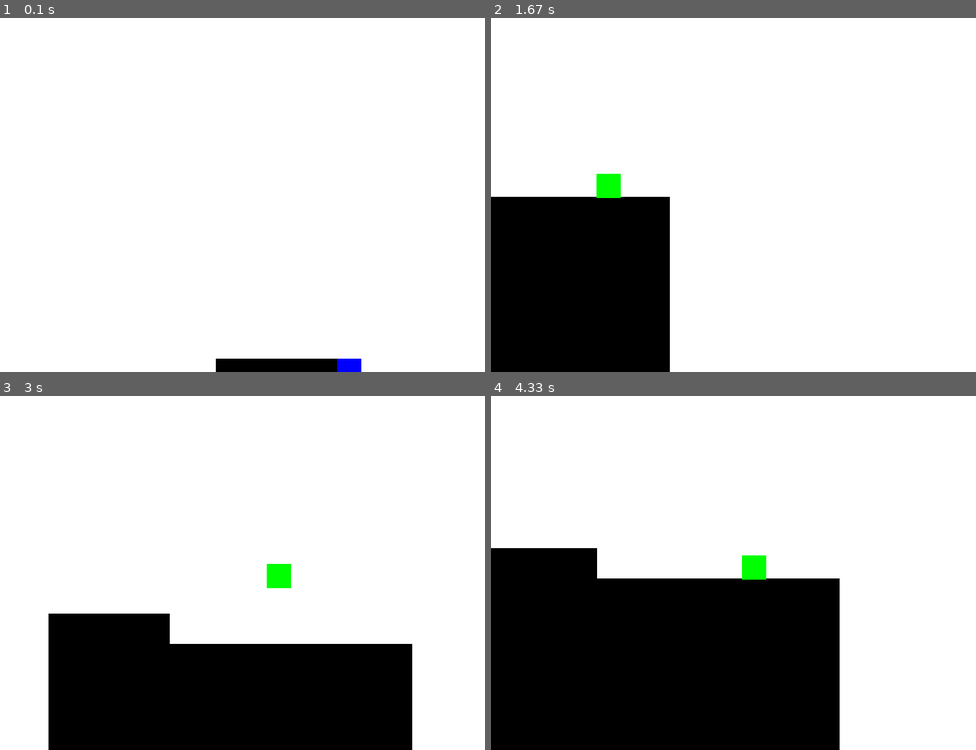
Above: before the commit, frames 1-4 (two rows, left to right).
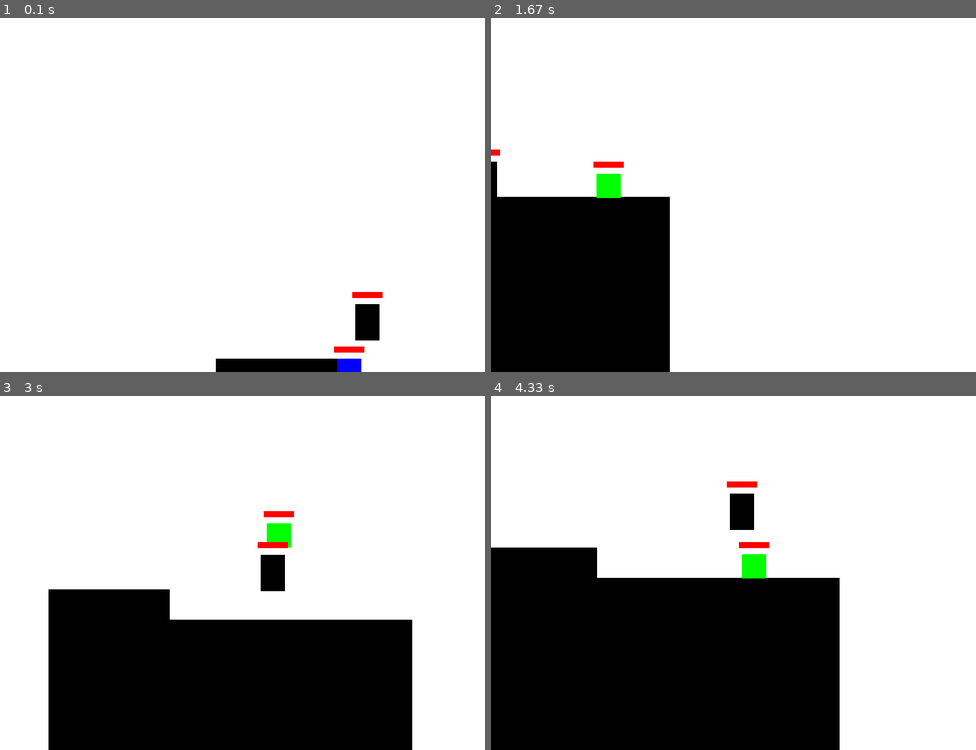
Above: after the commit, the same moments.

Repository: salfk23/2drpg_pygame
Game: pygame game, started from main.py
Same seed, same stepped clock (60 frames per second), same inputs: the game is played once before the commit and once after it.
Inputs:
- Up to frame 1 (0.1 s): no input
- Up to frame 2 (1.67 s): hold D 0.33-0.8 s; hold W 0.83-1.13 s; tap J at 0.9, 1.23, 1.53 s; tap I at 0.98 s; hold D 1.17-1.63 s
- Up to frame 3 (3 s): hold W 1.67-2.2 s; tap J at 1.73, 2.03, 2.3, 2.6, 2.73 s; hold A 2.23-2.63 s; tap I at 2.38 s; hold W from 2.67 s (still down)
- Up to frame 4 (4.33 s): release W at 3.03 s; hold D 3.07-3.7 s; tap J at 3.13, 3.43, 3.8, 4.1, 4.3 s; hold A 3.73-4.2 s; tap I at 3.88 s; hold D from 4.23 s (still down)

The runs differ from the first frame. In frame 1, 0.7% of the frame differs, in the area x 68-79%, y 77-95%; in frame 2, 0.3%; in frame 3, 6.2%, in the area x 10-85%, y 32-71%; in frame 4, 0.9%.

Commit message:
Fixed Keybindings and Event Listener for Characters

Diff:
--- a/game_engine/entities/characters.py
+++ b/game_engine/entities/characters.py
@@ -9,32 +9,39 @@
 
 
 
-class Healthbar(Entity, Hurtable):
+class Healthbar(Entity):
   def __init__(self, size: Size2D):
-      super().__init__(0,0, size)
-      Hurtable.__init__(self)
+      super().__init__((0,0), size)
       self.object = pygame.Surface(size)
       self.object.fill(Colors.RED)
+      self._health = 0
+      self.max_health = 100
       # Create a rectangle with color green
-      rect = pygame.Rect(0, 0, size.x, size.y)
-      rect.center = self.object.get_rect().center
-      rect.width = self.health * size.x / self.max_health
+      # rect = pygame.Rect(0, 0, size.x, size.y)
+      # rect.center = self.object.get_rect().center
+      # rect.width = self.health * size.x / self.max_health
 
-      pygame.Surface.fill(self.object, Colors.GREEN, rect)
+      # pygame.Surface.fill(self.object, Colors.GREEN, rect)
+  @property
+  def health(self):
+    return self._health
 
-
+  @health.setter
+  def health(self, health: int):
+    if health != self._health:
+      self.on_health_change()
+    self._health = health
 
   def on_health_change(self):
-    pass
-
-  def die(self):
-    # Do nothing
-    pass
+    rect = pygame.Rect(0, 0, self.size.x, self.size.y)
+    rect.center = self.object.get_rect().center
+    rect.width = self.health * self.size.x / self.max_health
+    pygame.Surface.fill(self.object, Colors.GREEN, rect)
 
 
 class Character(ControllableEntity, Hurtable, AffectedByGravity, Solid):
   def __init__(self, position: pygame.Vector2, size: Size2D, speed: int, jump_power: int):
-      super().__init__(position, size, speed, jump_power)
+      ControllableEntity.__init__(self, position, size, speed, jump_power)
       Hurtable.__init__(self, 100, 100)
 
   @property
@@ -47,3 +54,20 @@
   def update(self):
     AffectedByGravity.update(self)
     ControllableEntity.update(self)
+
+class Enemy(Character):
+  def __init__(self, position: pygame.Vector2, size: Size2D, speed: int, jump_power: int):
+      Character.__init__(self, position, size, speed, jump_power)
+      self.health_bar = Healthbar((50, 10))
+      self.linked.append(self.health_bar)
+      self.on_position_change()
+  def on_position_change(self):
+      super().on_position_change()
+      health_bar_rect = self.health_bar.rect
+      health_bar_rect.center = self.rect.center
+      health_bar_rect.top = self.rect.top - health_bar_rect.height - 10
+      self.health_bar.position = health_bar_rect.topleft
+  def on_health_change(self):
+      super().on_health_change()
+      self.health_bar.health = self.health
+      self.health_bar.max_health = self.max_health
--- a/game_engine/entities/dynamic.py
+++ b/game_engine/entities/dynamic.py
@@ -24,17 +24,6 @@
         self.speed = speed
         self.jump_power = jump_power
         self._actions: dict[id, dict[id, Callable]] = {}
-        self.actions = {
-            pygame.KEYDOWN : {
-                pygame.K_d: self.move_right,
-                pygame.K_a: self.move_left,
-                pygame.K_w: self.move_jump,
-            },
-            pygame.KEYUP:  {
-                pygame.K_d: self.stop_right,
-                pygame.K_a: self.stop_left,
-            }
-        }
     @property
     def actions(self):
         return self._actions
--- a/game_engine/entities/entity.py
+++ b/game_engine/entities/entity.py
@@ -1,5 +1,6 @@
 import pygame
 from game_engine.entities.event import EventListener
+from game_engine.entities.state import Solid
 from game_engine.helpers import Colors, Config, IManager, Singleton, Size2D
 
 
@@ -118,6 +119,8 @@
     Check if entity is colliding with other, and if so, where
     did it collide.
     '''
+    if not isinstance(other, Solid):
+      return False, False, False, False, 0, 0
     is_within_left = self.rect.left > other.rect.left and self.rect.left < other.rect.right
     is_within_right = self.rect.right > other.rect.left and self.rect.right < other.rect.right
     is_within_top = self.rect.top > other.rect.top and self.rect.top < other.rect.bottom
--- a/game_engine/entities/event.py
+++ b/game_engine/entities/event.py
@@ -17,12 +17,11 @@
         if len(callback.__code__.co_varnames) != 1:
             raise ValueError("Callback must have 1 argument")
         if event_type not in self.event_listener:
-            self.event_listener[event_type] = {}
-        elif id(obj) in self.event_listener[event_type]:
+            if event_type not in self._add_queue:
+                self._add_queue[event_type] = {}
+            self._add_queue[event_type][id(obj)] = callback
+        else:
             self.event_listener[event_type][id(obj)] = callback
-        else:
-            self._add_queue[event_type][id(obj)] = callback
-        self.event_listener[event_type][id(obj)] = callback
 
     def remove(self, obj:object):
         for event_type in self.event_listener:
@@ -35,6 +34,8 @@
     def get(self, event_type: PyGame_EventType):
         # Append add queue to on_event_listener
         for add_type in self._add_queue:
+            if add_type not in self.event_listener:
+                self.event_listener[add_type] = {}
             self.event_listener[add_type].update(self._add_queue[add_type])
         self._add_queue = {}
         # Remove remove queue from on_event_listener
--- a/main.py
+++ b/main.py
@@ -1,6 +1,6 @@
 import pygame
 from game_engine.engine import EntityManager, GameEngine
-from game_engine.entities.characters import Character
+from game_engine.entities.characters import Character, Enemy
 from game_engine.entities.dynamic import AffectedByGravity, ControllableEntity, MovableEntity
 from game_engine.entities.entity import ColoredEntity, Entity
 from game_engine.entities.state import Solid
@@ -8,9 +8,21 @@
 import game_engine.helpers as helpers
 
 
-class MovableBox(Character, ColoredEntity):
+class MovableBox(Enemy, ColoredEntity):
     def __init__(self, position: pygame.Vector2, size: Size2D, speed: int, jump_power: int):
         super().__init__(position, size, speed, jump_power)
+
+        self.actions = {
+            pygame.KEYDOWN : {
+                pygame.K_d: self.move_right,
+                pygame.K_a: self.move_left,
+                pygame.K_w: self.move_jump,
+            },
+            pygame.KEYUP:  {
+                pygame.K_d: self.stop_right,
+                pygame.K_a: self.stop_left,
+            }
+        }
 
 
     def on_color_change(self):
@@ -33,6 +45,45 @@
             self.color = Colors.RED
         if right:
             self.color = Colors.YELLOW
+        self.position = new_position
+
+
+class MovableBox2(Enemy, ColoredEntity):
+    def __init__(self, position: pygame.Vector2, size: Size2D, speed: int, jump_power: int):
+        super().__init__(position, size, speed, jump_power)
+
+        self.actions = {
+            pygame.KEYDOWN : {
+                pygame.K_j: self.move_right,
+                pygame.K_l: self.move_left,
+                pygame.K_i: self.move_jump,
+            },
+            pygame.KEYUP:  {
+                pygame.K_j: self.stop_right,
+                pygame.K_l: self.stop_left,
+            }
+        }
+
+    def on_color_change(self):
+        sprite = pygame.Surface(self.size)
+        sprite.fill(self.color)
+        self.object = pygame.transform.scale(sprite, self.size)
+
+    def update(self):
+        super().update()
+        new_position, (up, down, left, right) = self.calculate_position(self.position, self.new_position)
+
+
+        if down:
+            self.velocity.y = 0
+            self.color = Colors.BLACK
+        if up:
+            self.velocity.y = 0
+            self.color = Colors.BLACK
+        if left:
+            self.color = Colors.BLACK
+        if right:
+            self.color = Colors.BLACK
         self.position = new_position
 
 
@@ -63,11 +114,13 @@
     wall = Tile(pygame.Vector2(20, 400), (200, 70))
 
     mb = MovableBox(pygame.Vector2(220, 390), (40, 40), 5, 10)
+    en = MovableBox2(pygame.Vector2(250, 300), (40, 60), 5, 10)
     mb.color = Colors.BLUE
     wall.name = "Tile 2"
     em.add(ground)
     em.add(wall)
     em.add(mb)
+    em.add(en)
     em.focused_entity = mb
     fm = FollowingMouse(pygame.Vector2(50, 50), (10, 10))
     fm.name = "FollowingMouse"
